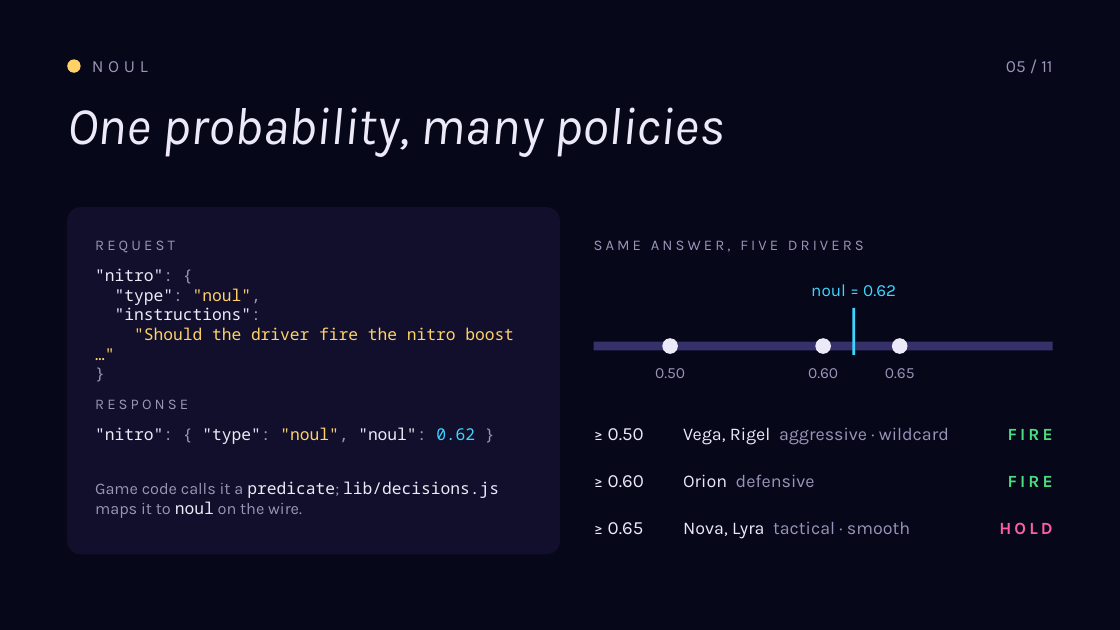
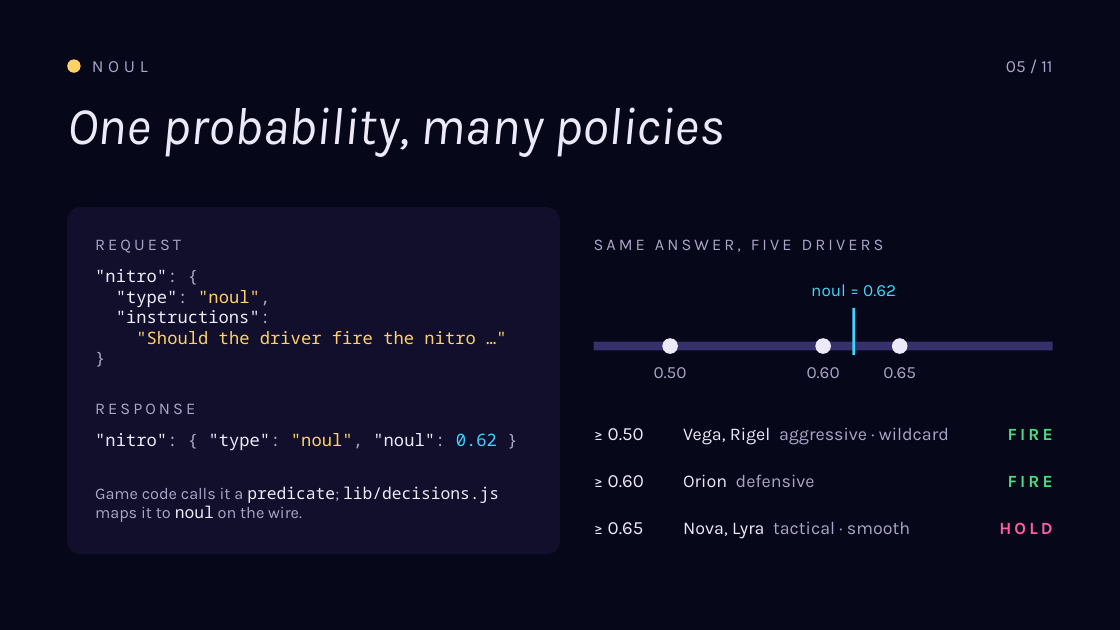
Before and after one commit to roryp/racing, a slide deck: slide 5 of docs/luna-gp-deck.pptx. Drawn at 1120x630 pixels with LibreOffice and Linux fonts; fonts in the diff are those of the drawing. Boxes give left, top, right and bottom in pixels: in the first picture for what was removed or moved away, otherwise in the second. Text is boxed around its words. In the diff, an @@ line names an element or a change of style, - is before the commit and + after.

```diff
--- a/docs/luna-gp-deck.pptx
+++ b/docs/luna-gp-deck.pptx
@@ text "NOUL" at (92, 61, 148, 72): text colour #9A95B8 to #ABA6C8 @@
@@ text "05 / 11" at (1006, 61, 1052, 72): text colour #9A95B8 to #ABA6C8 @@
@@ text at (95, 269, 271, 323): size 10.5 to 11 pt, text colour #9A95B8 to #ABA6C8 in ""nitro": {", ""type": "noul",", ""instructions":", "}" @@
@@ text at (136, 331, 475, 344): text changed; size 10.5 to 11 pt @@
-"Should the driver fire the nitro boost …"
+"Should the driver fire the nitro …"
@@ size 10 to 11 pt, text colour #9A95B8 to #ABA6C8 in 3 elements at (654, 367, 687, 378), (807, 367, 840, 378), (883, 367, 916, 378) @@
@@ size 9.5 to 10.5 pt, text colour #9A95B8 to #ABA6C8 in 3 elements at (95, 239, 181, 253), (594, 239, 884, 252), (95, 403, 195, 414) @@
@@ text "Vega, Rigel aggressive · wildcard" at (683, 427, 949, 445): text colour #9A95B8 to #ABA6C8 in "aggressive · wildcard" @@
@@ text ""nitro": { "type": "noul", "noul": ..." at (95, 433, 497, 450): size 10.5 to 11 pt; text colour #9A95B8 to #ABA6C8 in ""nitro": { "type": "noul", "noul": }" @@
@@ text "Orion defensive" at (683, 474, 815, 487): text colour #9A95B8 to #ABA6C8 in "defensive" @@
@@ text "Game code calls it a ..." at (95, 486, 499, 522): text colour #9A95B8 to #ABA6C8 in "Game code calls it a predicate; maps ..." @@
@@ text "Nova, Lyra tactical · smooth" at (683, 522, 910, 539): text colour #9A95B8 to #ABA6C8 in "tactical · smooth" @@
```
Also in this commit, not shown: 10 other slides changed, 3 other files.
